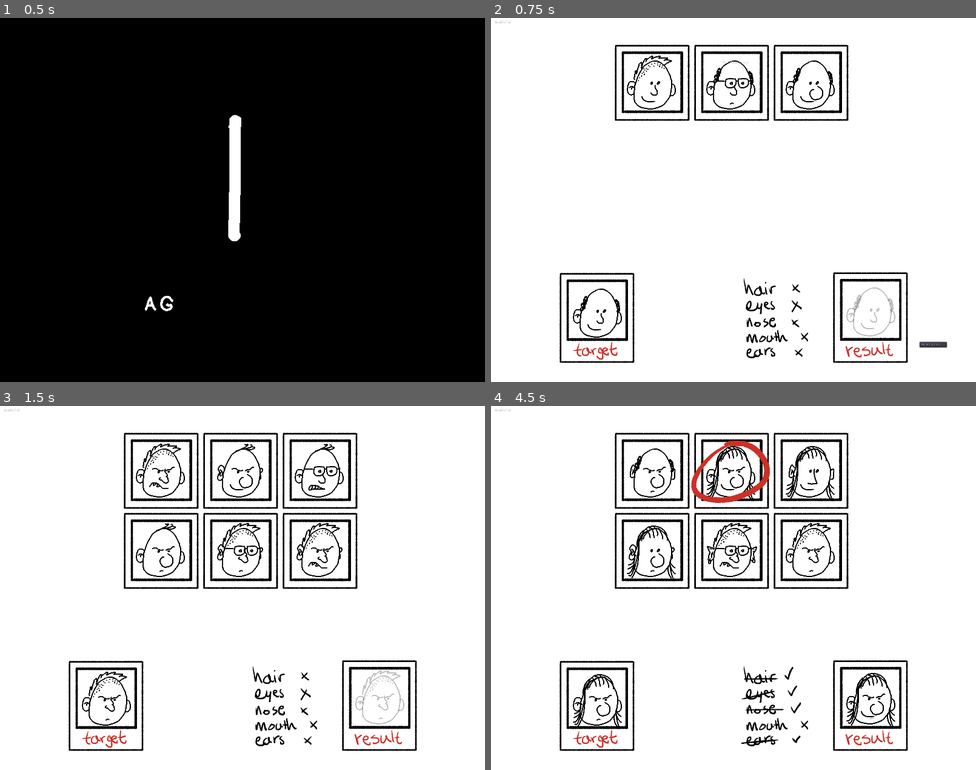
Above: before the commit, frames 1-4 (two rows, left to right).
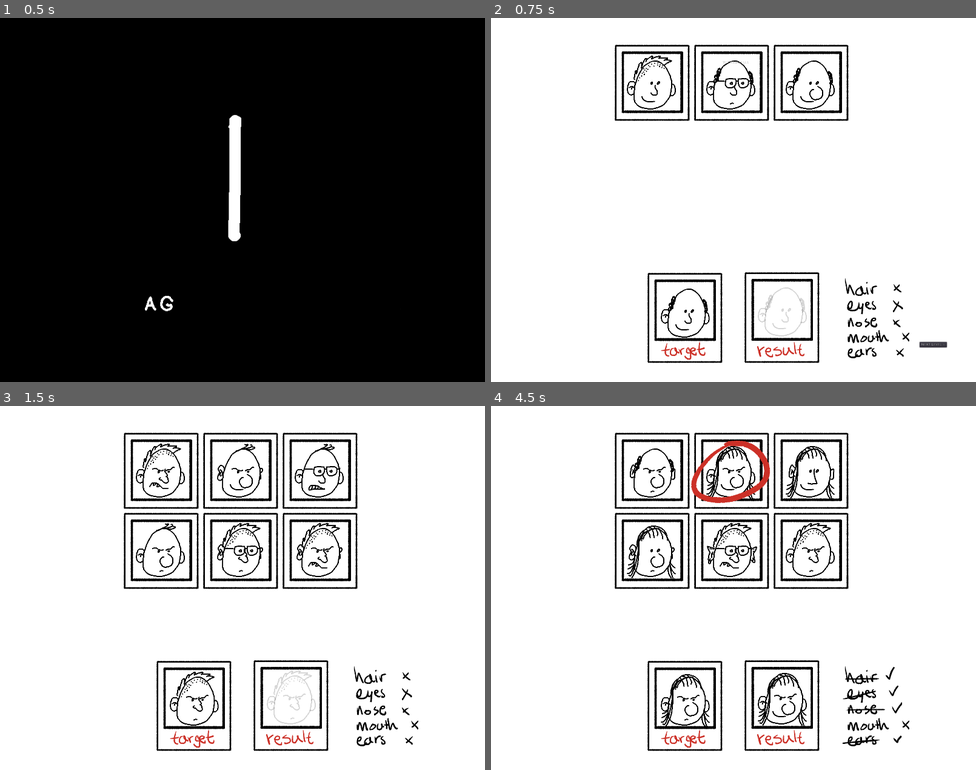
Above: after the commit, the same moments.

Repository: skarnl/godot--gmtk2021
Game: Godot game, scene res://screens/splash.tscn
Same seed, same stepped clock (60 frames per second), same inputs: the game is played once before the commit and once after it.
Inputs (mouse positions are in pixels of both pictures, inside the frame that each line leads up to):
- Up to frame 1 (0.5 s): no input
- Up to frame 2 (0.75 s): tap Enter (ui_accept) at 0.5 s; move the mouse to (840, 181) at 0.52 s; click (840, 181) at 0.67 s
- Up to frame 3 (1.5 s): tap Enter (ui_accept) at 0.77 s; click "NEXT LEVEL >" at 1.25 s
- Up to frame 4 (4.5 s): tap Enter (ui_accept) at 2, 2.27, 3.5, 3.77 s; move the mouse to (651, 547) at 2.02 s; click (651, 547) at 2.17 s; tap R (restart) at 2.75, 4.25 s; move the mouse to (651, 471) at 2.77 s; click (651, 471) at 2.92 s; move the mouse to (651, 547) at 3.52 s; click (651, 547) at 3.67 s; move the mouse to (728, 471) at 4.27 s; click (728, 471) at 4.42 s

Frame 1 is identical in both runs. In frame 2, 5.1% of the frame differs, in the area x 0-87%, y 0-95%; in frame 3, 5.3%; in frame 4, 5.8%.

Commit message:
Add result preview

Diff:
--- a/entities/person/person.gd
+++ b/entities/person/person.gd
@@ -43,7 +43,7 @@
 		vframe += 1.0
 
 
-func set_configuration(config: Configuration, exclude: Dictionary = {}) -> void:
+func set_configuration(config: Configuration) -> void:
 	_configuration = config
 
 	for part in PARTS:
@@ -52,7 +52,7 @@
 		if (part in _configuration):
 			var value = _configuration[part]
 
-			if (value != -1):
+			if (value >= 0):
 				sprite.show()
 				sprite.set_frame_coords(Vector2( value, sprite.get_frame_coords().y))
 			else:
--- a/entities/result/result.gd
+++ b/entities/result/result.gd
@@ -1,6 +1,7 @@
 extends "res://entities/person/person.gd"
 
 var mark_as_success := false setget _set_mark_as_success
+
 
 func _draw() -> void:
 	if mark_as_success:
--- /dev/null
+++ b/entities/result/result_preview.gd
@@ -0,0 +1,16 @@
+extends "res://entities/result/result.gd"
+
+func set_updated_configuration( configuration: Configuration ) -> void:
+	for part in PersonParts.keys():
+		var sprite = self[part]
+
+		if configuration[part] == -1:
+			sprite.show()
+		else:
+			sprite.hide()
+
+
+func reset() -> void:
+	for part in PersonParts.keys():
+		var sprite = self[part]
+		sprite.show()
--- /dev/null
+++ b/entities/result/result_preview.tscn
@@ -0,0 +1,9 @@
+[gd_scene load_steps=3 format=2]
+
+[ext_resource path="res://entities/result/result.tscn" type="PackedScene" id=1]
+[ext_resource path="res://entities/result/result_preview.gd" type="Script" id=2]
+
+[node name="ResultPreview" instance=ExtResource( 1 )]
+modulate = Color( 1, 1, 1, 0.156863 )
+position = Vector2( -5.34521, 14.2543 )
+script = ExtResource( 2 )
--- a/game/game.gd
+++ b/game/game.gd
@@ -37,12 +37,14 @@
 	if configurations.size() == 0:
 		result.hide()
 		summary.update_summary(Configuration.new(), target_config)
+		result_preview.reset()
 	else:
 		result.show()
 
 		var combined_configuration := _calculate_combined_configuration(configurations)
 
 		result.set_configuration( combined_configuration )
+		result_preview.set_updated_configuration( combined_configuration )
 
 		# TEMP DEBUG
 		result.mark_as_success = combined_configuration.get_hash() == target_config.get_hash()
--- a/game/game.tscn
+++ b/game/game.tscn
@@ -8,37 +8,36 @@
 [ext_resource path="res://assets/images/ResultPolaroid.png" type="Texture" id=6]
 [ext_resource path="res://assets/images/TargetPolaroid.png" type="Texture" id=7]
 [ext_resource path="res://entities/result/summary.tscn" type="PackedScene" id=8]
+[ext_resource path="res://entities/result/result_preview.tscn" type="PackedScene" id=9]
 
 [node name="Game" type="Node2D"]
 script = ExtResource( 2 )
 __meta__ = {
 "_edit_horizontal_guides_": [ 896.582 ],
-"_edit_vertical_guides_": [ 242.266, 1464.95 ]
+"_edit_vertical_guides_": [ 242.266, 1464.95, 852.82 ]
 }
 
 [node name="HUD" parent="." instance=ExtResource( 3 )]
 
 [node name="ResultPolaroid" type="Sprite" parent="."]
-position = Vector2( 1335.58, 1054.34 )
+position = Vector2( 1023.2, 1054.34 )
 texture = ExtResource( 6 )
 
-[node name="ResultPreview" parent="." instance=ExtResource( 4 )]
-modulate = Color( 1, 1, 1, 0.247059 )
-position = Vector2( 1236.65, 930.79 )
+[node name="ResultPreview" parent="." instance=ExtResource( 9 )]
+position = Vector2( 924.274, 930.79 )
 
 [node name="Result" parent="." instance=ExtResource( 4 )]
-visible = false
-position = Vector2( 1236.65, 930.79 )
+position = Vector2( 924.274, 930.79 )
 
 [node name="Summary" parent="." instance=ExtResource( 8 )]
-position = Vector2( 861.4, 902.42 )
+position = Vector2( 1217.95, 902.42 )
 
 [node name="TargetPolaroid" type="Sprite" parent="."]
-position = Vector2( 371.634, 1055.93 )
+position = Vector2( 680.855, 1055.93 )
 texture = ExtResource( 7 )
 
 [node name="Target" parent="." instance=ExtResource( 5 )]
-position = Vector2( 272.936, 935.047 )
+position = Vector2( 582.157, 935.047 )
 
 [node name="Market" parent="." instance=ExtResource( 1 )]
 position = Vector2( 853, 94.435 )
--- a/gui/hud.tscn
+++ b/gui/hud.tscn
@@ -11,8 +11,12 @@
 }
 
 [node name="Label" type="Label" parent="HUD"]
+visible = false
 margin_left = 12.0
 margin_top = 9.0
 margin_right = 68.0
 margin_bottom = 23.0
 text = "textlabel"
+__meta__ = {
+"_edit_use_anchors_": false
+}
Not shown: 1 places in game/game.tscn that only renumber resources
Not shown, changed: .github/workflows/publish_game.yml
